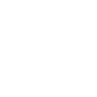
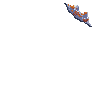
Layered file, before and after one edit (97×97). Changes by layer:
added layer "resource03.png copy" above "Layer #1" over [64, 3, 92, 27]
